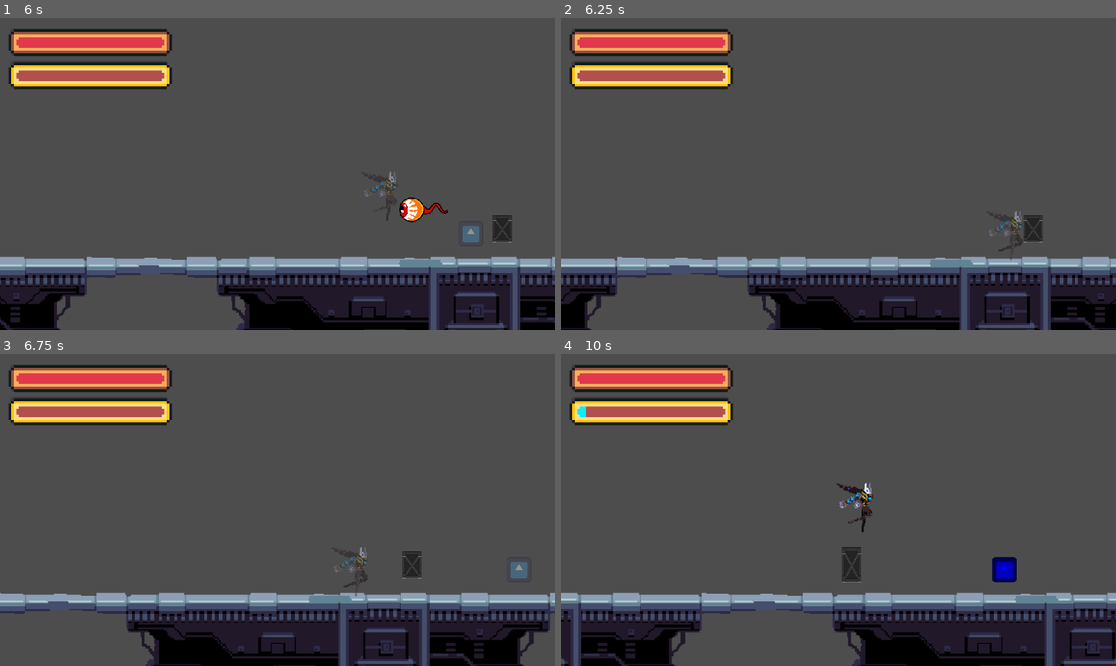
Above: before the commit, frames 1-4 (two rows, left to right).
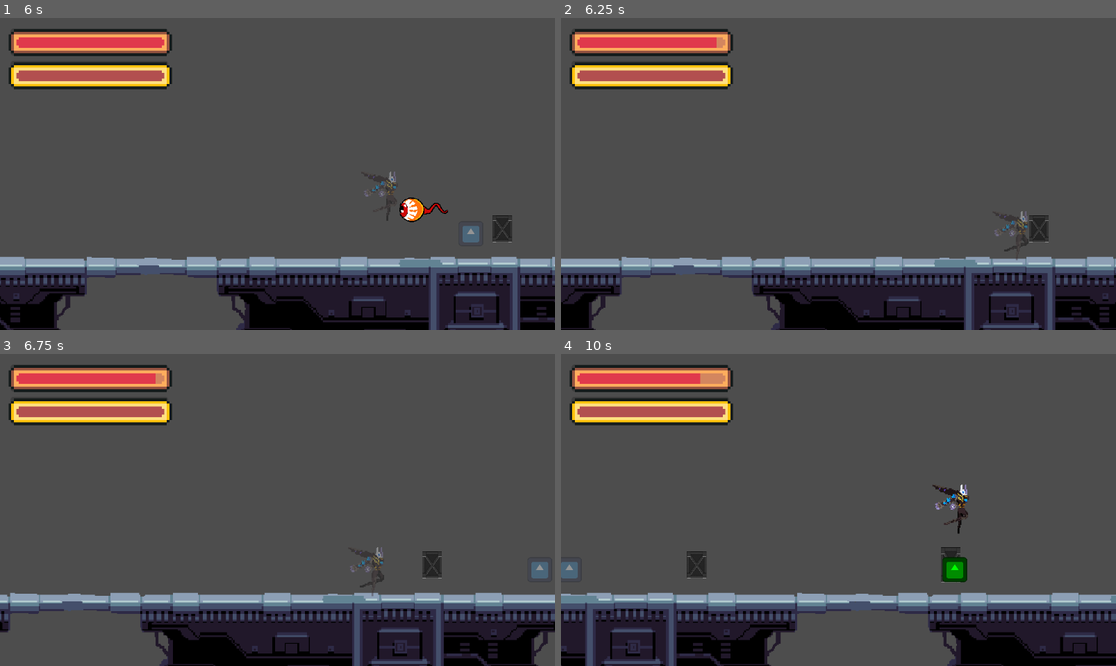
Above: after the commit, the same moments.

Repository: Mir-Shabab-Hasnat/galactic-energy-rush
Game: Godot game, scene res://scenes/main_menu.tscn
Two runs of this game, one before a commit and one after it. Both use one fixed random seed, a clock stepped at 60 frames per second and the inputs below. The engine's default icon, where the game draws it, is replaced by a stand-in: a white triangle on a blue panel in a dark square.
Inputs:
- Up to frame 1 (6 s): click "Start Running!" at 0.5 s; tap Enter (ui_accept) at 1.25, 1.52, 2.27, 3.77, 4.52, 5.27 s; hold Right (ui_right) 1.28-2.78 s; hold Left (ui_left) 2.78-3.53 s; hold Right (ui_right) 3.53-5.03 s; hold Left (ui_left) 5.03-5.78 s; hold Right (ui_right) from 5.78 s (still down)
- Up to frame 2 (6.25 s): keep holding Right (ui_right)
- Up to frame 3 (6.75 s): release Right (ui_right) at 6.53 s; hold Left (ui_left) from 6.53 s (still down)
- Up to frame 4 (10 s): tap Enter (ui_accept) at 6.77, 7.52, 8.27, 9.77 s; release Left (ui_left) at 8.03 s; hold Right (ui_right) from 8.03 s (still down)

Frame 1 is identical in both runs. In frame 2, 5.4% of the frame differs, in the area x 0-100%, y 6-100%; in frame 3, 7.5%; in frame 4, 16%.

Commit message:
hitting evil eye reduces health

Diff:
--- a/scripts/evil_eye.gd
+++ b/scripts/evil_eye.gd
@@ -31,6 +31,8 @@
 func _on_body_entered(body):
 	if body.is_in_group("player"):  # Assuming obstacles are in an "obstacles" group
 		print("Collision with obstacle detected!")
+		game_instance.health -= 10
+		game_instance.energy -= 10
 		queue_free()
 
 
